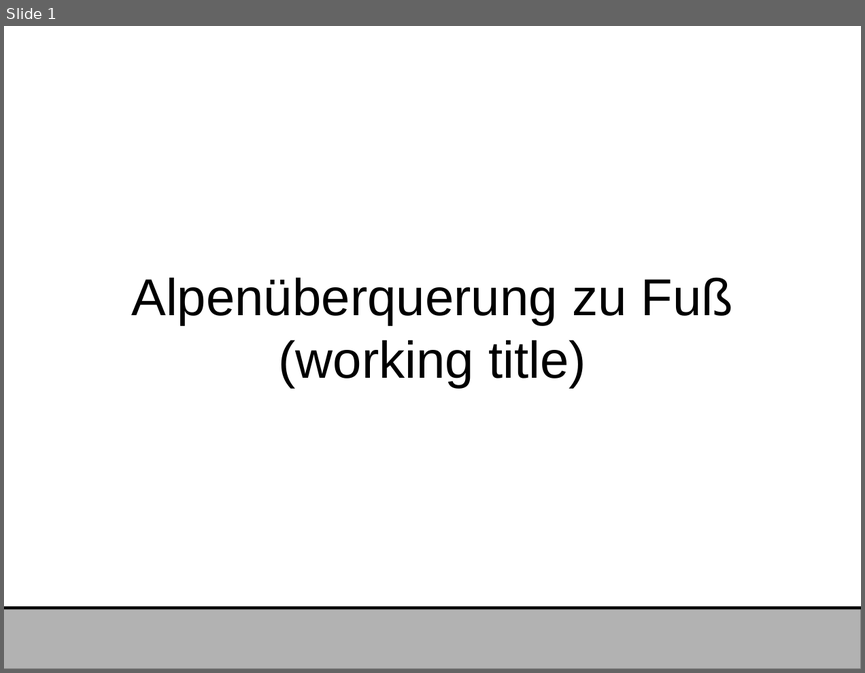
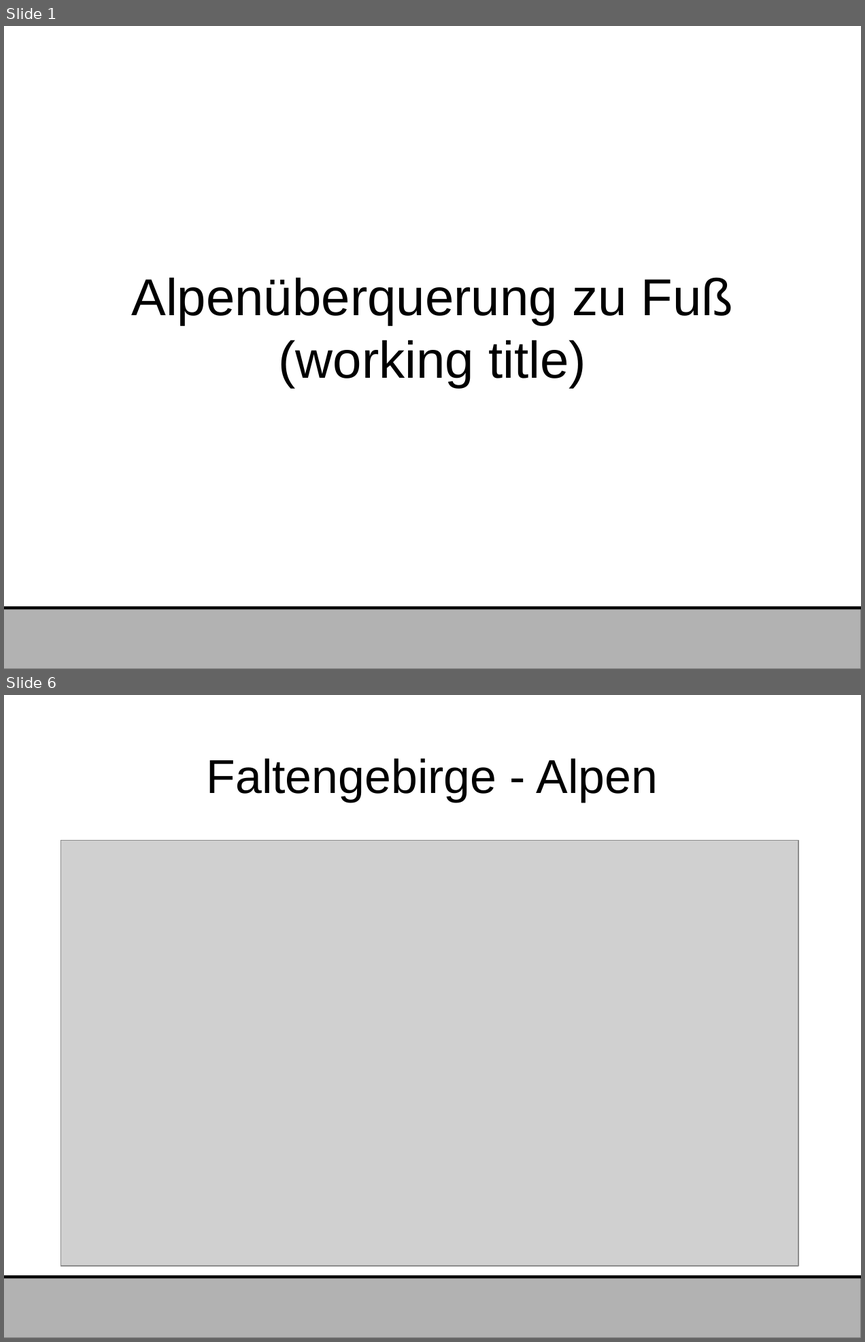
Before and after one commit to dawgermany/Praesentation-Alpen, a slide deck: PRÄSENTATION.odp. Shown one above the other, each under a label of ours: slide 1 before the commit, slides 1 and 6 after it; the slides between them are not shown. The pictures are 865x673 and 865x1342 pixels, drawn with LibreOffice and Linux fonts; fonts in the diff are those of the drawing; grey boxes stand for pictures. Boxes give left, top, right and bottom in pixels: in the first picture for what was removed or moved away, otherwise in the second. Text is boxed around its words. In the diff, an @@ line names an element or a change of style, - is before the commit and + after.

Commit message:
1. Teilpräsentation geaddet
Entstehung der Alpen

```diff
--- a/PRÄSENTATION.odp
+++ b/PRÄSENTATION.odp
@@ slide 6 added at [4,695,861,1338], background #FFFFFF @@
@@ title added at [207,758,658,802], 44 pt, text #000000 @@
+Faltengebirge - Alpen
@@ picture added at [60,841,799,1266] @@
@@ rectangle added at [4,1276,861,1338], fill #B2B2B2, outline #808080 0 pt @@
@@ line added from (4, 1276) to (861, 1276), #000000 2.83 pt @@
```
Also in this commit, not shown: 5 other slides added.
